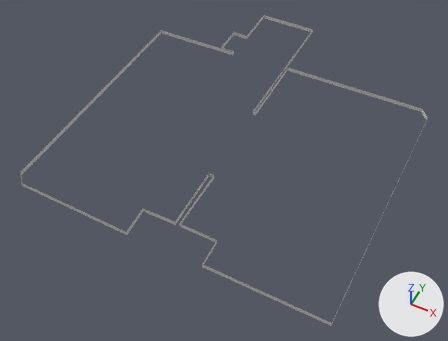
An edit to the COLLADA model worlds/piso/meshes/rodapies.dae, drawn before and after from the same camera.
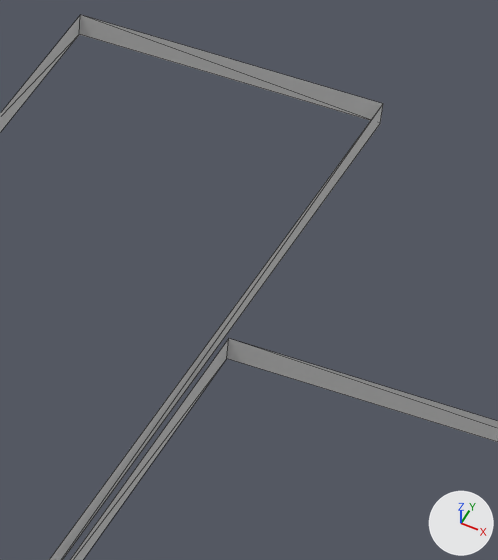
Each version is shown whole from a camera (50 mm lens) standing at (0.56, -6.45, 11.6) and looking at (-4.4, 3.48, -0.8), then close up on the part from 56% to 74% of the width and 4% to 30% of the height. The axes (+X, +Y, +Z) are drawn at lower right. The lights are the same throughout. The last two pictures show the newer version. The close-ups show mesh edges as thin lines. Vertices at exactly the same position are counted once.

In view in the first close-up: 'Baseboard'.
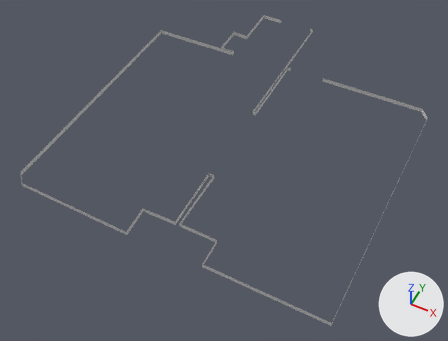
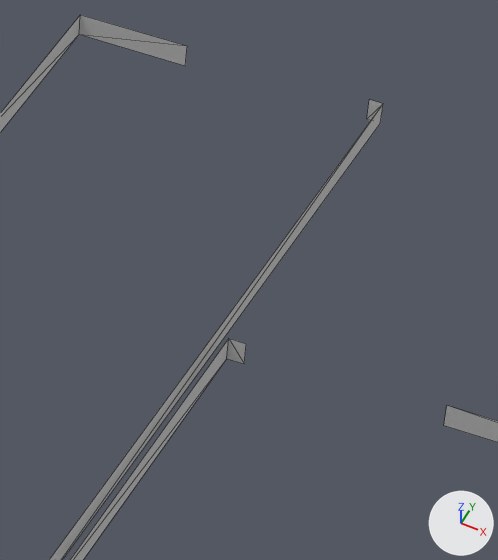
What differs and where, as boxes (x1, y1, x2, y2) in the close-ups (498 x 560 px):
part 1 of me_baseboard, cut back: (79, 15, 498, 442) in both

The change, as a diff of the scene's bpy script:
```diff
--- a/worlds/piso/meshes/rodapies.dae.py
+++ b/worlds/piso/meshes/rodapies.dae.py
@@ me_baseboard @@
 # used by ob_baseboard; location = (0.0, 0.0, 0.0)
 # verts and faces of me_baseboard; kept vertices keep their numbers, new ones are numbered from 48
 # before: 4 (-0.22, 7.17, 0.0), 5 (-0.22, 7.17, 0.12), 6 (-4.17, 7.17, 0.0) at pixel (226, 358), 7 (-4.17, 7.17, 0.12) at pixel (228, 338), 12 (-4.2, 9.23, 0.0) at pixel (380, 123)
 # before: 13 (-4.2, 9.23, 0.12) at pixel (383, 103), 14 (-5.87, 9.26, 0.0) at pixel (79, 34), 15 (-5.87, 9.26, 0.12) at pixel (80, 14)
-me_baseboard.from_pydata(...)  # 48 vertices, 48 faces; spans x -8.51..0.0, y 0.0..9.26, z 0.0..0.12
+me_baseboard.from_pydata(...)  # 56 vertices, 52 faces; spans x -8.51..0.0, y 0.0..9.26, z 0.0..0.12
+# me_baseboard part 1
+delete_faces([(4, 6, 7), (4, 7, 5), (12, 14, 15), (12, 15, 13)])
+verts[48] = (-3.08, 7.17, 0.0)  # pixel (443, 425)
+verts[49] = (-4.08, 7.17, 0.0)  # pixel (244, 363)
+verts[50] = (-5.27, 9.25, 0.0)  # pixel (185, 65)
+verts[51] = (-4.27, 9.23, 0.0)  # pixel (366, 119)
+for new, old in zip([*range(52, 56)], [*range(48, 52)]): verts[new] = verts[old] + (0.0, 0.0, 0.12)
+faces += [(4, 48, 52), (4, 52, 5), (6, 7, 49), (7, 53, 49), (14, 54, 50), (14, 15, 54)]
+faces += [(12, 51, 13), (13, 51, 55)]
 me_baseboard.materials.append(mat_laminatefloor)
```
